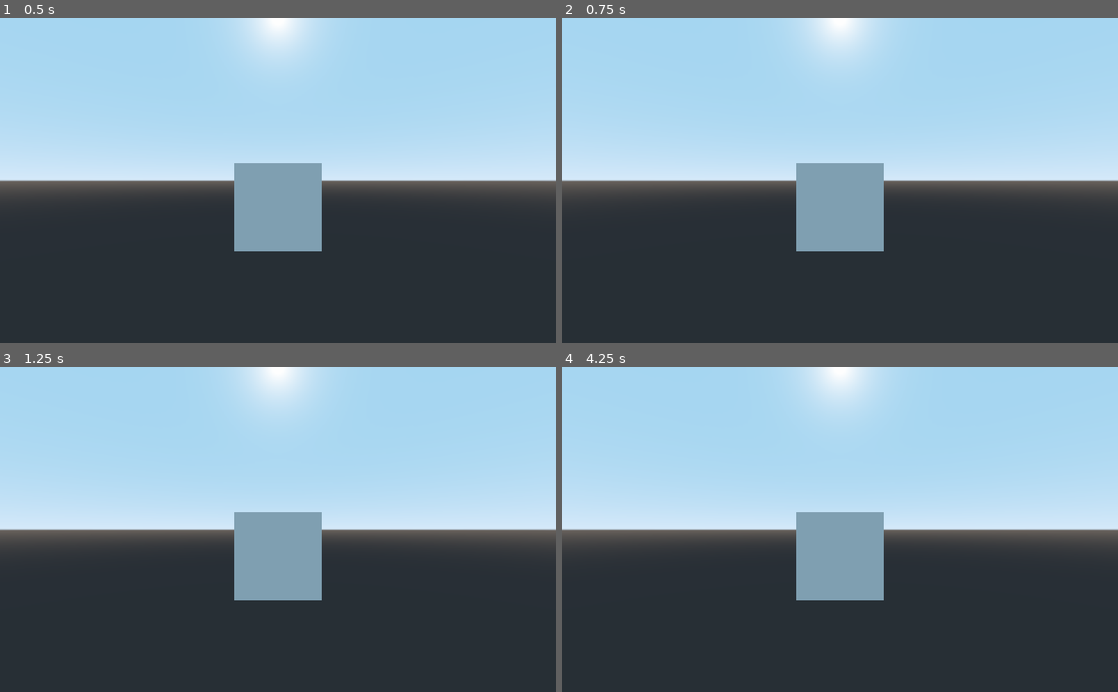
Above: before the commit, frames 1-4 (two rows, left to right).
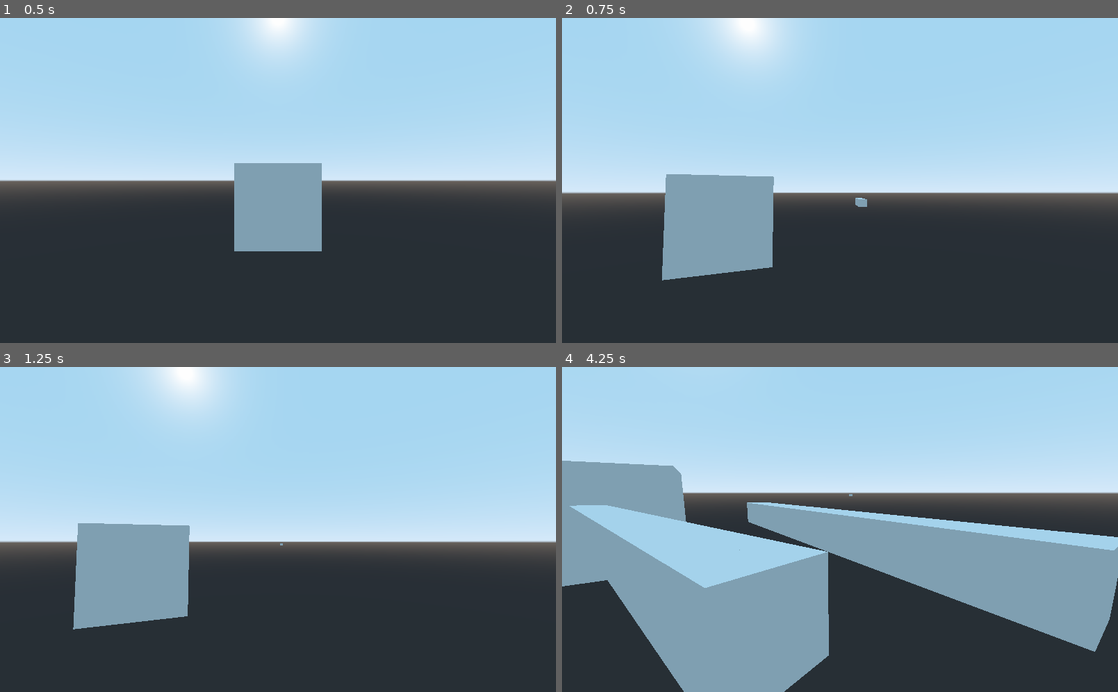
Above: after the commit, the same moments.

Repository: TheFirst1Hunter/super-spear
Game: Godot game, scene res://levels/Spatial.tscn
The game is run twice, just before and just after one commit, with the same random seed, the same clock (stepped at 60 frames per second) and the same inputs. The project has no main scene, so this scene is started directly.
Inputs (mouse positions are in pixels of both pictures, inside the frame that each line leads up to):
- Up to frame 1 (0.5 s): no input
- Up to frame 2 (0.75 s): tap Enter (ui_accept) at 0.5 s; move the mouse to (962, 164) at 0.52 s; hold D (right) from 0.53 s (still down); hold Enter (ui_accept) from 0.53 s (still down)
- Up to frame 3 (1.25 s): keep holding D (right); keep holding Enter (ui_accept)
- Up to frame 4 (4.25 s): move the mouse to (728, 545) at 1.27 s; release D (right) at 1.28 s; release Enter (ui_accept) at 1.28 s; hold S (backward) 1.28-2.03 s; click (728, 545) at 1.35 s; tap Enter (ui_accept) at 1.52, 1.55, 1.82, 3.02, 3.05, 3.32 s; move the mouse to (895, 458) at 2.02 s; hold D (right) 2.03-2.78 s; hold Enter (ui_accept) 2.03-2.78 s; move the mouse to (812, 594) at 2.77 s; hold W (forward) 2.78-3.53 s; click (812, 594) at 2.85 s; move the mouse to (1006, 578) at 3.52 s; hold A (left) from 3.53 s (still down); hold Enter (ui_accept) from 3.53 s (still down)

Frame 1 is identical in both runs. In frame 2, 17% of the frame differs, in the area x 0-100%, y 0-81%; in frame 3, 18%; in frame 4, 45%, in the area x 0-100%, y 0-100%.
Error before the commit: Parse Error: The class "Player" was found in global scope, but its script couldn't be loaded. (res://scripts/spear.gd:43)

Commit message:
fix: removed type spear because it creates a circular dependancy

Diff:
--- a/scripts/player.gd
+++ b/scripts/player.gd
@@ -12,8 +12,8 @@
 
 var movement_direction:Vector3
 var spear_path:PackedScene = load("res://entites/spear.tscn")
-var spear:Spear
-var picked_spear:bool=false
+var spear
+var picked_spear:bool=true
 
 onready var head:Spatial = $head
 onready var muzzle:Position3D = $head/muzzle
@@ -36,8 +36,9 @@
 
 
 func _ready():
+	pass
 	#hides the cursor
-	Input.set_mouse_mode(Input.MOUSE_MODE_CAPTURED)
+	#Input.set_mouse_mode(Input.MOUSE_MODE_CAPTURED)
 
 	#mesh no longer inherits rotation of parent, allowing it to rotate freely
 	#mesh.set_as_toplevel(true)
@@ -109,8 +110,8 @@
 
 
 func shoot():
-#	var spear:Spear = spear_path.instance()
-#	add_child(spear)
+	var spear = spear_path.instance()
+	add_child(spear)
 
 	spear.start(hand.global_transform,muzzle.global_transform.origin)
 
